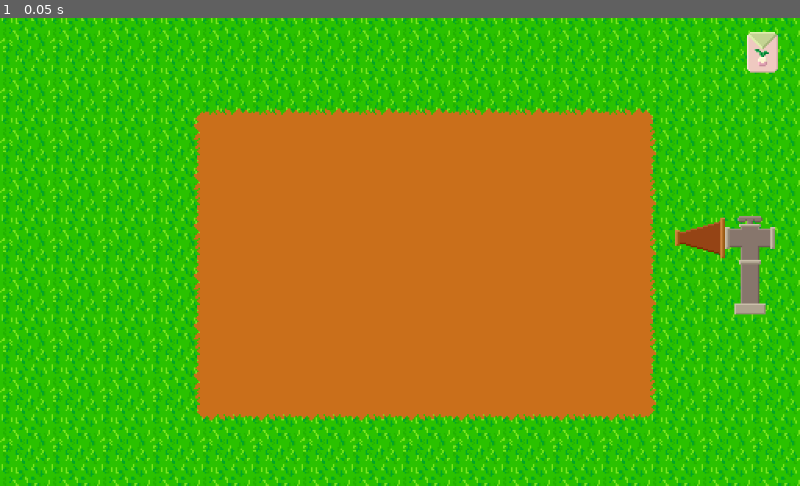
Above: before the commit, frame 1.
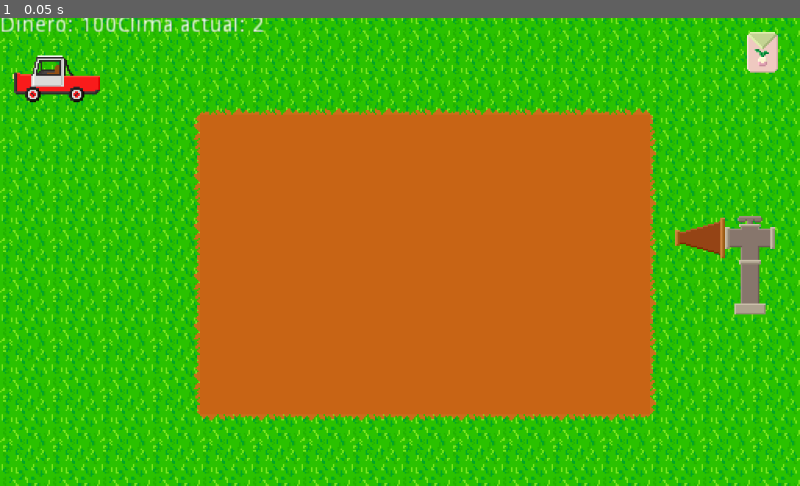
Above: after the commit, the same moment.

Repository: CudrisMartin/Proyecto_cebollas
Game: Godot game, scene res://Mundo.tscn
Same seed, same stepped clock (60 frames per second), same inputs: the game is played once before the commit and once after it. The project has no main scene, so this scene is started directly.
Inputs:
- Up to frame 1 (0.05 s): no input

The runs differ from the first frame. In frame 1, 1.1% of the frame differs, in the area x 0-33%, y 0-19%.

Commit message:
Avances varios
-Nodo Carro en el juego, economía funcional en el juego, falta implementar coste de cada día
-Nodo Clima creado, faltan cambios visibles en el juego
-Nodo Planta ahora puede ser arrancado del suelo

Diff:
--- a/Proyecto_cebolla_GD/Mundo.tscn
+++ b/Proyecto_cebolla_GD/Mundo.tscn
@@ -1,12 +1,16 @@
-[gd_scene load_steps=6 format=2]
+[gd_scene load_steps=9 format=2]
 
 [ext_resource path="res://Objetos/Terreno.tscn" type="PackedScene" id=1]
 [ext_resource path="res://Plantas/Semillas/Semilla_ceb.tscn" type="PackedScene" id=2]
 [ext_resource path="res://Objetos/Fuente.tscn" type="PackedScene" id=3]
 [ext_resource path="res://Recursos/Pasto_ts.tres" type="TileSet" id=4]
 [ext_resource path="res://Recursos/Tierra_ts.tres" type="TileSet" id=5]
+[ext_resource path="res://Scripts/Mundo.gd" type="Script" id=6]
+[ext_resource path="res://Objetos/Carro.tscn" type="PackedScene" id=7]
+[ext_resource path="res://Nodos/Clima.tscn" type="PackedScene" id=8]
 
 [node name="Mundo" type="Node2D"]
+script = ExtResource( 6 )
 
 [node name="Pasto" type="TileMap" parent="."]
 tile_set = ExtResource( 4 )
@@ -198,3 +202,12 @@
 
 [node name="CollisionPolygon2D" type="CollisionPolygon2D" parent="StaticBody2D"]
 polygon = PoolVector2Array( 0, 0, 0, 296, 512, 296, 512, 0, 552, 0, 552, 352, -40, 352, -40, 0 )
+
+[node name="Label" type="Label" parent="."]
+margin_right = 40.0
+margin_bottom = 14.0
+
+[node name="Area2D" parent="." instance=ExtResource( 7 )]
+position = Vector2( 40, 40 )
+
+[node name="Clima" parent="." instance=ExtResource( 8 )]
--- /dev/null
+++ b/Proyecto_cebolla_GD/Nodos/Clima.tscn
@@ -0,0 +1,11 @@
+[gd_scene load_steps=3 format=2]
+
+[ext_resource path="res://Nodos/Reloj.tscn" type="PackedScene" id=1]
+[ext_resource path="res://Scripts/Clima.gd" type="Script" id=2]
+
+[node name="Clima" type="Node"]
+script = ExtResource( 2 )
+
+[node name="Reloj" parent="." instance=ExtResource( 1 )]
+horas_max = 12
+modo = 1
--- /dev/null
+++ b/Proyecto_cebolla_GD/Objetos/Carro.tscn
@@ -0,0 +1,19 @@
+[gd_scene load_steps=4 format=2]
+
+[ext_resource path="res://Sprites/Objetos/Carro.png" type="Texture" id=1]
+[ext_resource path="res://Scripts/Carro.gd" type="Script" id=2]
+
+[sub_resource type="RectangleShape2D" id=1]
+extents = Vector2( 28, 15 )
+
+[node name="Area2D" type="Area2D"]
+script = ExtResource( 2 )
+
+[node name="Sprite" type="Sprite" parent="."]
+texture = ExtResource( 1 )
+
+[node name="CollisionShape2D" type="CollisionShape2D" parent="."]
+position = Vector2( -4, 1 )
+shape = SubResource( 1 )
+
+[connection signal="body_entered" from="." to="." method="_on_Area2D_body_entered"]
--- a/Proyecto_cebolla_GD/Objetos/Terreno.tscn
+++ b/Proyecto_cebolla_GD/Objetos/Terreno.tscn
@@ -7,13 +7,15 @@
 extents = Vector2( 16, 16 )
 
 [sub_resource type="CircleShape2D" id=2]
-radius = 22.6274
+radius = 21.9317
 
 [node name="Terreno" type="Node2D" groups=["Terreno"]]
 script = ExtResource( 1 )
 hidratacion = 10
 
 [node name="Reloj" parent="." instance=ExtResource( 2 )]
+horas_max = 12
+modo = 1
 
 [node name="Area2D" type="Area2D" parent="."]
 visible = false
--- a/Proyecto_cebolla_GD/Plantas/Cebolla.tscn
+++ b/Proyecto_cebolla_GD/Plantas/Cebolla.tscn
@@ -7,14 +7,14 @@
 friction = 0.0
 bounce = 0.29
 
-[sub_resource type="CircleShape2D" id=1]
-radius = 13.0384
-
 [node name="Cebolla" type="RigidBody2D"]
 mass = 3.0
 physics_material_override = SubResource( 2 )
 linear_velocity = Vector2( 0, -100 )
 script = ExtResource( 2 )
+
+[node name="CollisionPolygon2D" type="CollisionPolygon2D" parent="."]
+polygon = PoolVector2Array( 3, 0, 8, -10, -8, -10, -3, 0, -7, 4, -7, 10, -4, 12, 0, 13, 4, 12, 7, 10, 7, 4 )
 
 [node name="Sprite" type="Sprite" parent="."]
 texture = ExtResource( 1 )
@@ -24,7 +24,4 @@
 [node name="CollisionPolygon2D" type="CollisionPolygon2D" parent="Area2D"]
 polygon = PoolVector2Array( 3, 0, 8, -10, -8, -10, -3, 0, -7, 4, -7, 10, -4, 13, 4, 13, 7, 10, 7, 4 )
 
-[node name="CollisionShape2D" type="CollisionShape2D" parent="."]
-shape = SubResource( 1 )
-
 [connection signal="input_event" from="Area2D" to="." method="_on_Area2D_input_event"]
--- a/Proyecto_cebolla_GD/Plantas/Cul_cebolla.tscn
+++ b/Proyecto_cebolla_GD/Plantas/Cul_cebolla.tscn
@@ -13,9 +13,6 @@
 [ext_resource path="res://Sprites/Plantas/Cultivo_cebollas/9.png" type="Texture" id=11]
 [ext_resource path="res://Sprites/Plantas/Cultivo_cebollas/0.png" type="Texture" id=12]
 
-[sub_resource type="RectangleShape2D" id=3]
-extents = Vector2( 8, 9 )
-
 [sub_resource type="SpriteFrames" id=1]
 animations = [ {
 "frames": [ ExtResource( 12 ), ExtResource( 4 ), ExtResource( 5 ), ExtResource( 7 ), ExtResource( 6 ), ExtResource( 10 ), ExtResource( 3 ), ExtResource( 8 ), ExtResource( 9 ), ExtResource( 11 ) ],
@@ -24,17 +21,11 @@
 "speed": 5.0
 } ]
 
-[sub_resource type="RectangleShape2D" id=4]
-extents = Vector2( 8, 9 )
-
 [node name="Cul_cebolla" type="KinematicBody2D"]
 script = ExtResource( 1 )
 vel_cre = 3
 fert = 2
 hid = 1
-
-[node name="CollisionShape2D" type="CollisionShape2D" parent="."]
-shape = SubResource( 3 )
 
 [node name="AnimatedSprite" type="AnimatedSprite" parent="."]
 position = Vector2( 0, -7 )
@@ -53,9 +44,11 @@
 margin_right = 52.0
 margin_bottom = 3.0
 
-[node name="Area2D" type="Area2D" parent="."]
+[node name="Button" type="Button" parent="."]
+self_modulate = Color( 1, 1, 1, 0 )
+margin_left = -8.0
+margin_top = -10.0
+margin_right = 8.0
+margin_bottom = 10.0
 
-[node name="CollisionShape2D" type="CollisionShape2D" parent="Area2D"]
-shape = SubResource( 4 )
-
-[connection signal="input_event" from="Area2D" to="." method="_on_Area2D_input_event"]
+[connection signal="pressed" from="Button" to="." method="_on_Button_pressed"]
--- a/Proyecto_cebolla_GD/Plantas/Semillas/Semilla_ceb.tscn
+++ b/Proyecto_cebolla_GD/Plantas/Semillas/Semilla_ceb.tscn
@@ -1,7 +1,10 @@
-[gd_scene load_steps=4 format=2]
+[gd_scene load_steps=5 format=2]
 
 [ext_resource path="res://Scripts/Semillas.gd" type="Script" id=1]
 [ext_resource path="res://Sprites/Semillas/Semillas_cebolla.png" type="Texture" id=2]
+
+[sub_resource type="RectangleShape2D" id=2]
+extents = Vector2( 1, 1 )
 
 [sub_resource type="RectangleShape2D" id=1]
 extents = Vector2( 10, 13 )
@@ -14,7 +17,7 @@
 texture = ExtResource( 2 )
 
 [node name="CollisionShape2D" type="CollisionShape2D" parent="."]
-shape = SubResource( 1 )
+shape = SubResource( 2 )
 
 [node name="Area2D" type="Area2D" parent="."]
 
--- /dev/null
+++ b/Proyecto_cebolla_GD/Scripts/Carro.gd
@@ -0,0 +1,6 @@
+extends Area2D
+
+func _on_Area2D_body_entered(body):
+	if body.name == "Cebolla":
+		Dinero.vender(body.precio)
+		body.delete()
--- a/Proyecto_cebolla_GD/Scripts/Cebolla.gd
+++ b/Proyecto_cebolla_GD/Scripts/Cebolla.gd
@@ -4,8 +4,15 @@
 
 var calidad = 0
 
+var precio = 0
+
+func _ready():
+	if calidad < 7:
+		precio = 12 + calidad
+	else:
+		precio = 12 - calidad/2
+
 func _process(_delta):
-
 	sleeping = inside
 	if inside:
 		global_position = get_global_mouse_position()
@@ -16,3 +23,6 @@
 		inside = true
 	if event.is_action_released("left_click"):
 		inside = false
+
+func delete():
+	self.queue_free()
--- /dev/null
+++ b/Proyecto_cebolla_GD/Scripts/Clima.gd
@@ -0,0 +1,19 @@
+extends Node
+
+var clima_act
+
+onready var re = $Reloj
+onready var rng = RandomNumberGenerator.new()
+
+signal clima_nuevo(cl)
+
+func _ready():
+	rng.randomize()
+	clima_act = rng.randi_range(1,3)
+
+func _process(_delta):
+	print(re.horas)
+	if re.horas%3 == 0 and re.horas > 0:
+		if re.horas < 12 and re.segundos == 0:
+			clima_act = rng.randi_range(1,3)
+			emit_signal("clima_nuevo",clima_act)
--- a/Proyecto_cebolla_GD/Scripts/Dinero.gd
+++ b/Proyecto_cebolla_GD/Scripts/Dinero.gd
@@ -4,3 +4,6 @@
 
 func cobrar_semillas():
 	dinero -= 10
+
+func vender(pre):
+	dinero += pre
--- /dev/null
+++ b/Proyecto_cebolla_GD/Scripts/Mundo.gd
@@ -0,0 +1,12 @@
+extends Node2D
+
+var clima_act = 2
+
+func _ready():
+	$Clima.connect("clima_nuevo",self,"clima_nuevo")
+
+func _process(delta):
+	$Label.text = "Dinero: " + str(Dinero.dinero) +"Clima actual: "+str(clima_act)
+
+func clima_nuevo(cl):
+	clima_act = cl
--- a/Proyecto_cebolla_GD/Scripts/Planta.gd
+++ b/Proyecto_cebolla_GD/Scripts/Planta.gd
@@ -3,8 +3,6 @@
 export (int) var vel_cre
 export (int) var fert
 export (int) var hid
-
-var home_position
 
 onready var m = float(fert)/float(vel_cre)
 onready var ter
@@ -13,11 +11,9 @@
 
 var crecimiento = 0
 
-var generar = false
-
 const F_CEBOLLA = preload("res://Plantas/Cebolla.tscn")
 
-func _process(delta):
+func _process(_delta):
 
 	hid = ter.hid_actual
 
@@ -28,14 +24,14 @@
 	$Label.text = "Cre: "+ str(cre)+" Crecimiento: "+str(crecimiento)+"\nHora: "+str(re.horas)+" Minuto: "+str(re.minutos)
 
 	$AnimatedSprite.frame = int(crecimiento)
+	# all before here doesn't matter, works as intended
 
-	if generar == true:
-		if crecimiento >= 4:
-			var f = F_CEBOLLA.instance()
-			f.calidad = crecimiento
-			get_parent().add_child(f)
-			self.queue_free()
 
-func _on_Area2D_input_event(_viewport, event, _shape_idx):
-	if event.is_action_released("left_click"):
-		generar = true
+func _on_Button_pressed():
+	print("Presionado")
+	if crecimiento >= 4:
+		var f = F_CEBOLLA.instance() #should create an instance of other node
+		f.global_position = self.global_position
+		f.calidad = crecimiento
+		get_parent().add_child(f)
+		self.queue_free()
--- a/Proyecto_cebolla_GD/Scripts/Reloj.gd
+++ b/Proyecto_cebolla_GD/Scripts/Reloj.gd
@@ -41,7 +41,7 @@
 			horas += 1
 			minutos = 0
 		if horas == horas_max:
-			activado == false
+			activado = false
 			emit_signal("fin_reloj")
 		#print("Mundo Horas: "+str(horas)+" Minutos: "+str(minutos))
 
@@ -55,6 +55,6 @@
 			horas += 1
 			minutos = 0
 		if horas == horas_max:
-			activado == false
+			activado = false
 			emit_signal("fin_reloj")
 		#print("Planta Horas: "+str(horas)+" Minutos: "+str(minutos))
--- a/Proyecto_cebolla_GD/Scripts/Terreno.gd
+++ b/Proyecto_cebolla_GD/Scripts/Terreno.gd
@@ -12,12 +12,6 @@
 
 var full = false
 
-var climas = {
-	"Sequia": 1,
-	"Soleado": 2,
-	"Lluvia": 3
-}
-
 var plantas = {
 	"Semilla_ceb": preload("res://Plantas/Cul_cebolla.tscn")
 }
@@ -31,6 +25,8 @@
 	for i in cercanas:
 		if i.full == true:
 			pl += 1
+
+	cl = get_parent().clima_act
 
 	if Input.is_action_just_pressed("ui_accept"):
 		hidratar()
@@ -48,15 +44,15 @@
 	if body.is_in_group("Semillas"):
 		var P_seed = body.name
 		var new_plant = null
-		if full == false:
+		if full == false and Dinero.dinero >= 10:
 			if plantas.has(P_seed):
 				full = true
 				new_plant = plantas[P_seed].instance()
-				new_plant.global_position = self.position #- Vector2(0, 10)
+				new_plant.global_position = self.position
 				new_plant.ter = self
 				get_parent().call_deferred("add_child", new_plant)
-				new_plant.home_position = self.global_position #+Vector2(0,-10)
 				body.inside = false
+				Dinero.cobrar_semillas()
 	elif body.get_name() == "Manguera":
 		hidratar()
 		emit_signal("cobrar_agua")
Not shown: 1 places in Proyecto_cebolla_GD/Plantas/Cebolla.tscn that only renumber resources
Not shown: 1 places in Proyecto_cebolla_GD/Plantas/Cul_cebolla.tscn that only renumber resources
Binary file added: Proyecto_cebolla_GD/Sprites/Objetos/Carro.png
Not shown, added: Proyecto_cebolla_GD/Sprites/Objetos/Carro.png.import
